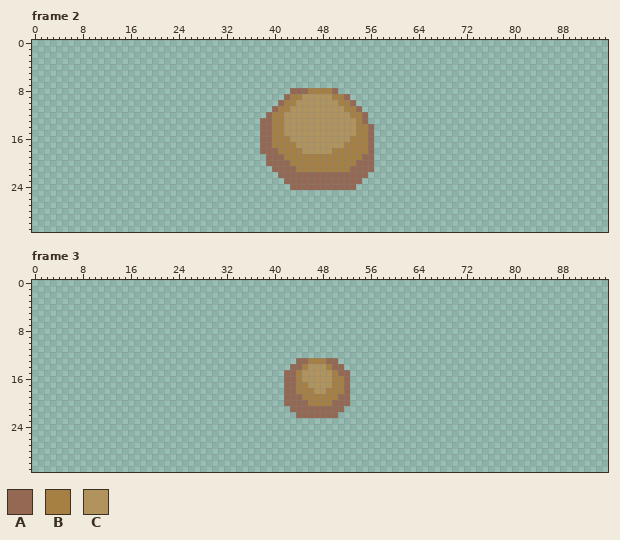
One commit to this pixel-art file: characters/enemy/paroot_boss/parootboss_death_pieces.aseprite. The picture above was drawn from the file before the commit.
96x32 pixels, 5 frames. Shown: frame 2, frame 3. The commit also changed other frames, which this record leaves out.
Palette (. is transparent): A #946852  B #a68043  C #b1945d
Now the later version:
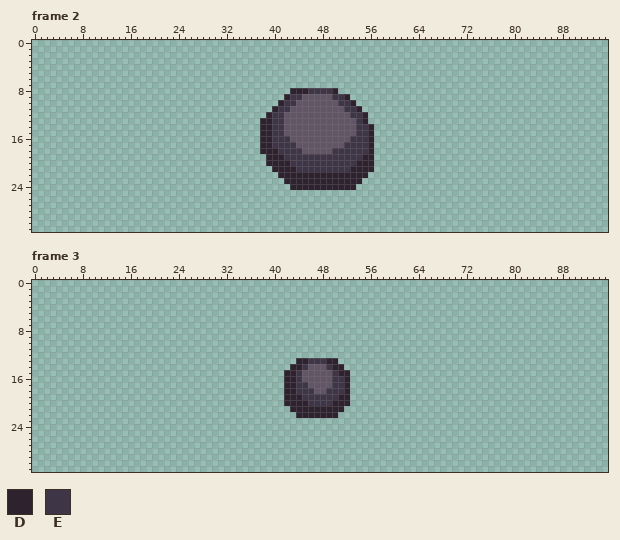
Colours new in this view: D #2e222f  E #3e3546
The edit:
colour C: #b1945d -> #625565
Changed rows in their new state; - is a pixel that keeps its letter.
Frame 2:
first column x 38:
 8 -----DDDEEEED------
 9 ----DEE-----EED----
10 ---DEE-------EED---
11 --DEE---------EED--
12 -DEE-----------EED-
13 DDEE------------ED-
14 DDEE------------EED
15 DDEE------------EED
16 DDEEE----------EEED
17 DDEEEE--------EEEED
18 DDDEEEE-----EEEEEED
19 -DDDEEEEEEEEEEEEEDD
20 -DDDDEEEEEEEEEEEDDD
21 --DDDDEEEEEEEEEDDDD
22 ---DDDDDDDDDDDDDDD-
23 ----DDDDDDDDDDDDD--
24 -----DDDDDDDDDDD---
Frame 3:
first column x 42:
13 --DDEEEDD--
14 -DDE---EDD-
15 DDE-----EDD
16 DDE-----EED
17 DDEE----EED
18 DDEEE--EEED
19 DDDEEEEEEDD
20 DDDDEEEEDDD
21 -DDDDDDDDD-
22 --DDDDDDD--
Where, in picture pixels (left, top, right, bottom), the same in both pictures:
changed: (260, 88, 374, 190)
changed: (284, 358, 350, 418)
